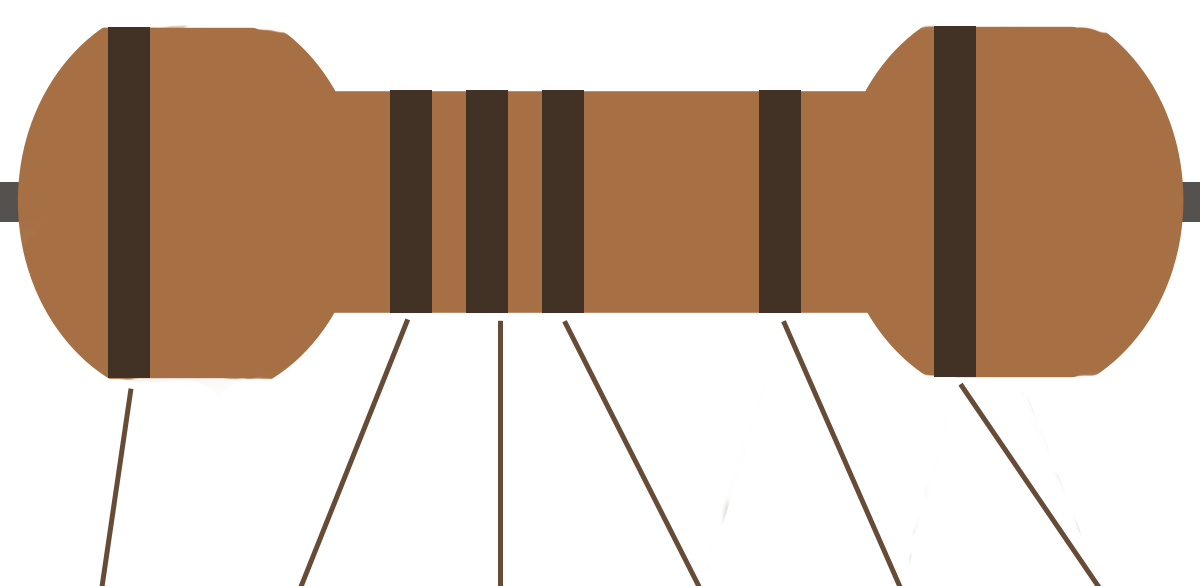
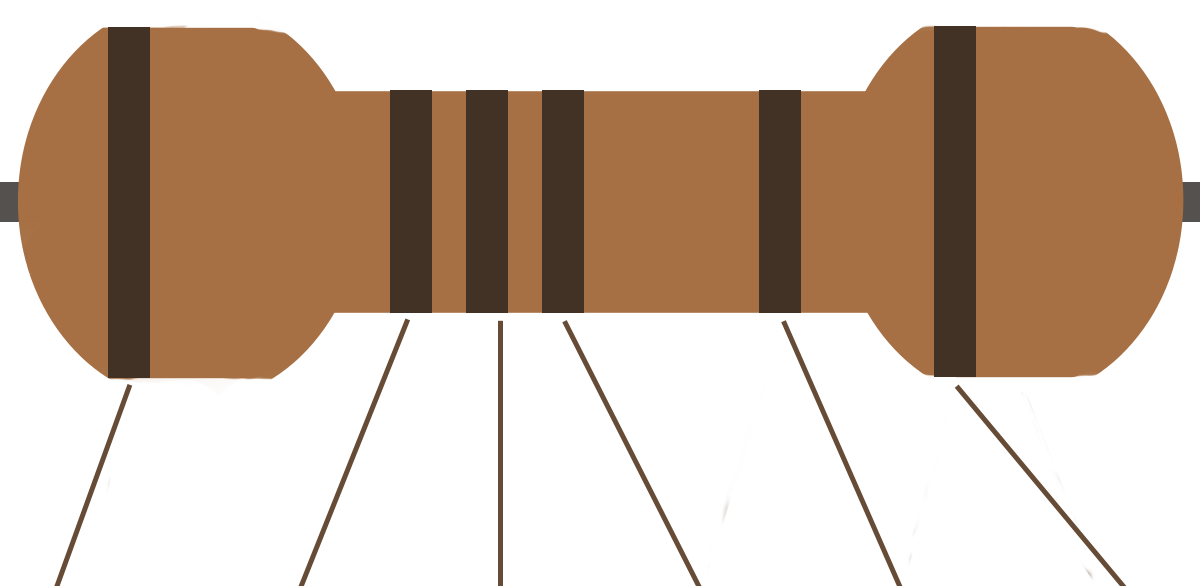
Layered file, before and after one edit (1200x586). Changes by layer:
painted on "Layer 2" over [54, 382, 1127, 586]
